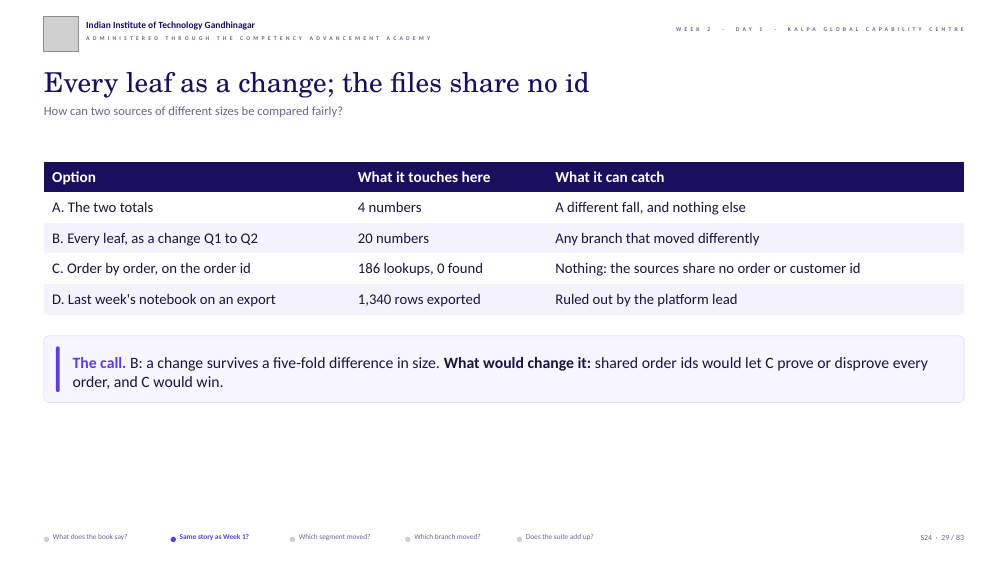
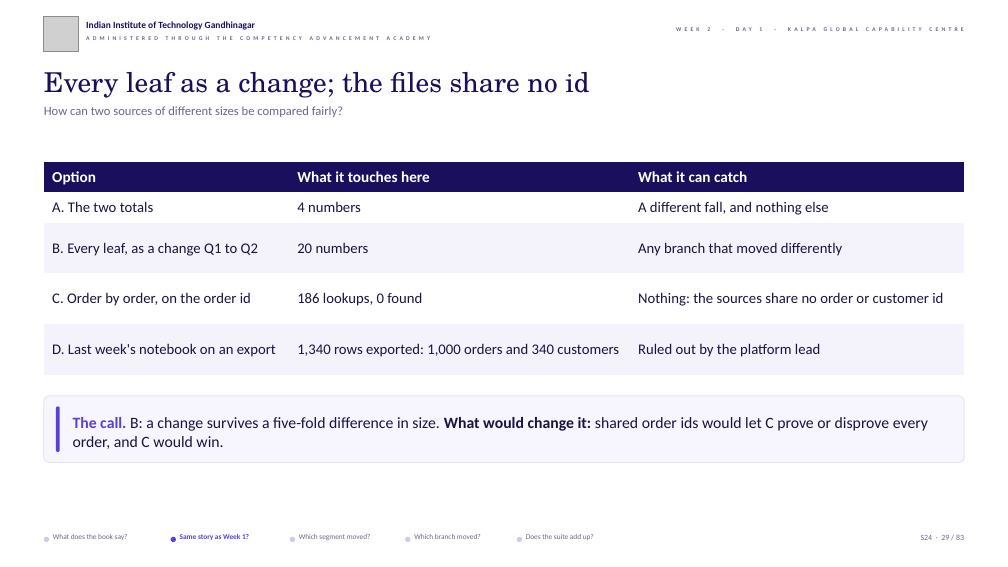
Before and after one commit to fde-academy-lab/c2-content-factory, a slide deck: slide 29 of content/W02/D1/slides/C2_W02_D01_half1_STUDENT.pptx. Drawn at 1008x567 pixels with LibreOffice and Linux fonts; fonts in the diff are those of the drawing; grey boxes stand for pictures; background and template pictures are left out. Boxes give left, top, right and bottom in pixels: in the first picture for what was removed or moved away, otherwise in the second. Text is boxed around its words. In the diff, an @@ line names an element or a change of style, - is before the commit and + after.

```diff
--- a/content/W02/D1/slides/C2_W02_D01_half1_STUDENT.pptx
+++ b/content/W02/D1/slides/C2_W02_D01_half1_STUDENT.pptx
@@ table at <box>44,162,964,375</box> @@
-row 5, column 2: 1,340 rows exported
+row 5, column 2: 1,340 rows exported: 1,000 orders and 340 customers
@@ 2 rounded rectangles, 1 text: place and size @@
-2 rounded rectangles, 1 text at <box>44,336,964,402</box>
+2 rounded rectangles, 1 text at <box>44,396,964,463</box>
```
Also in this commit, not shown: 6 other files.
